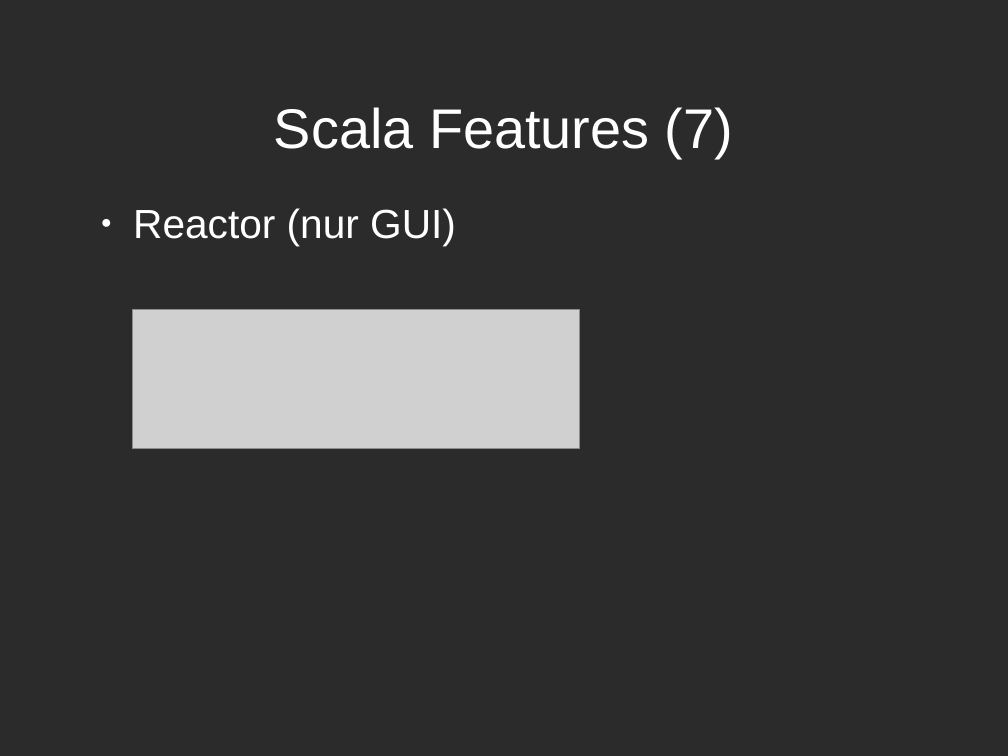
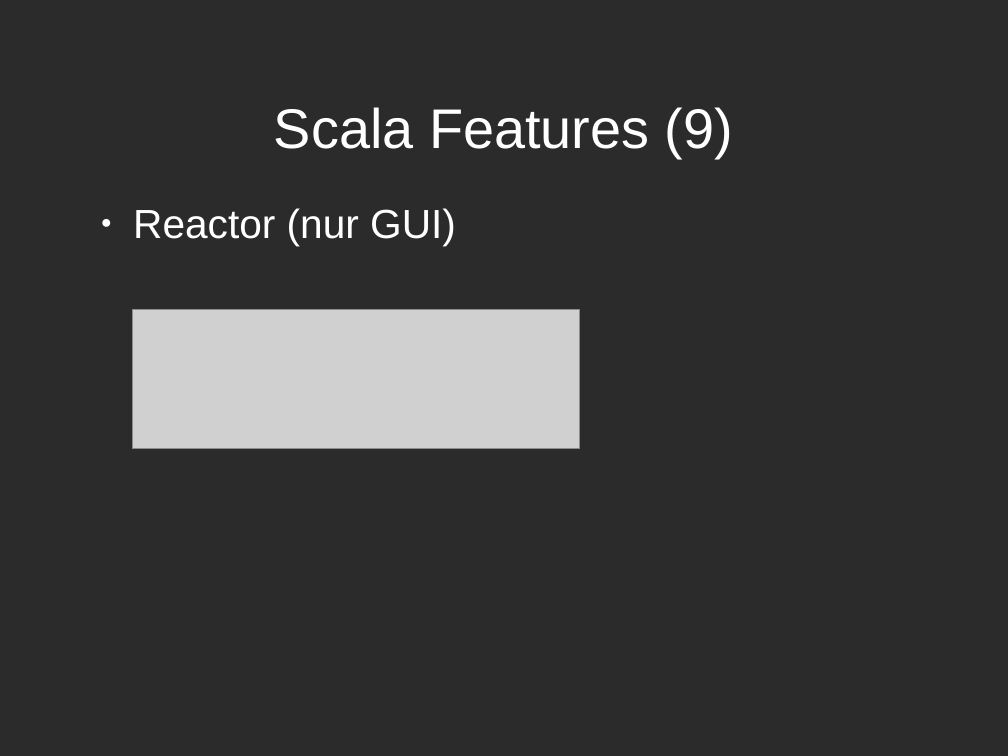
Before and after one commit to Jaykhum/dicewar, a slide deck: slide 17 of doc/Dicewars.odp (slide 13 before the commit). Drawn at 1008x756 pixels with LibreOffice and Linux fonts; fonts in the diff are those of the drawing; grey boxes stand for pictures; background and template pictures are left out; a plain dark background stands for a picture behind light text. Boxes give left, top, right and bottom in pixels: in the first picture for what was removed or moved away, otherwise in the second. Text is boxed around its words. In the diff, an @@ line names an element or a change of style, - is before the commit and + after.

```diff
--- a/doc/Dicewars.odp
+++ b/doc/Dicewars.odp
@@ title at <box>274,107,733,158</box>: text changed @@
-Scala Features (7)
+Scala Features (9)
```
Also in this commit, not shown: 11 other slides changed, 4 slides added, 12 other files.
